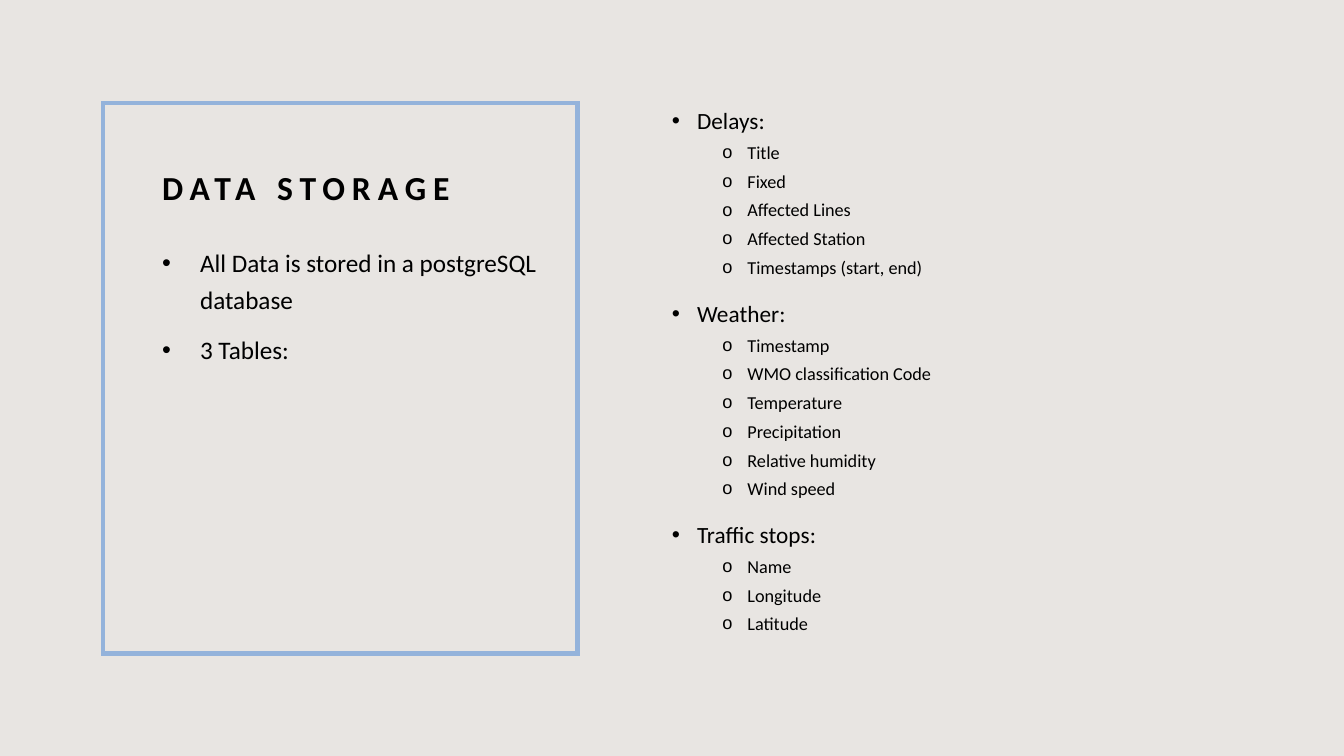
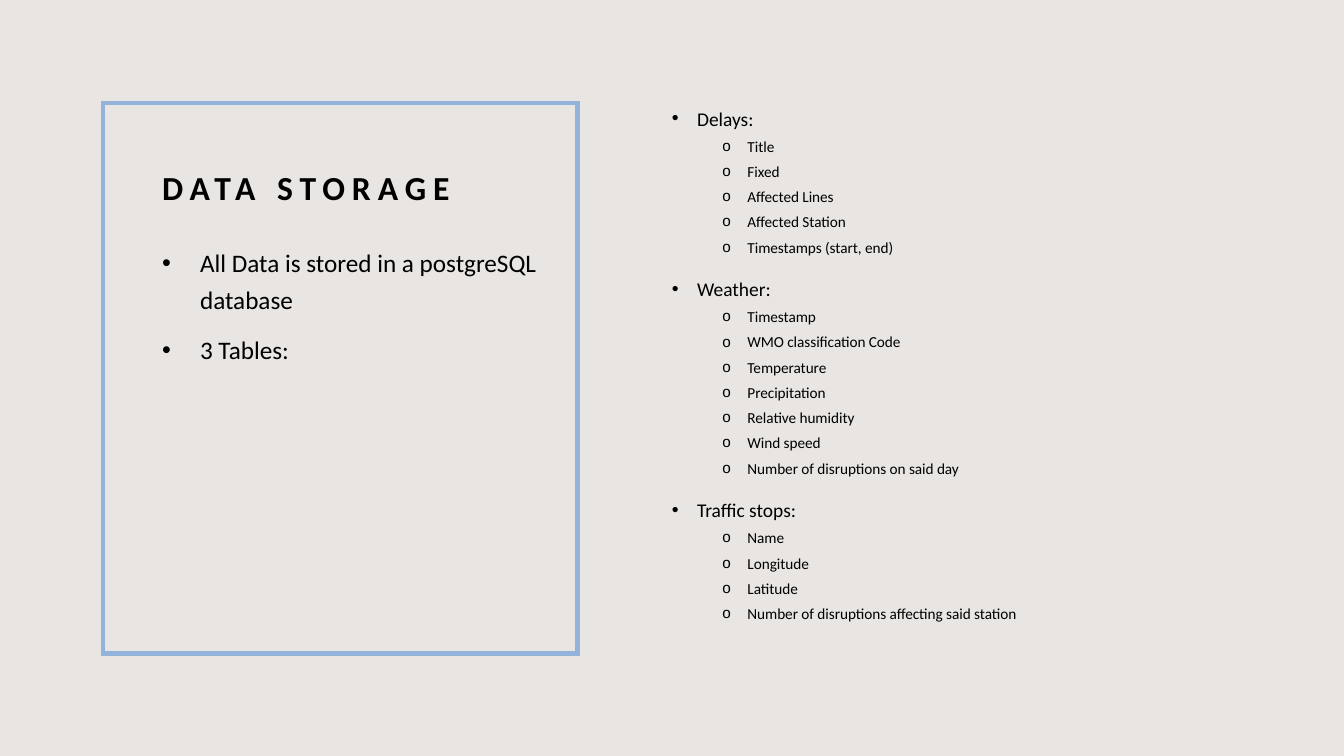
Before and after one commit to toporek3112/vienna_public-transport_weather_correlation, a slide deck: slide 7 of dsi_project.pptx. Drawn at 1344x756 pixels with LibreOffice and Linux fonts; fonts in the diff are those of the drawing. Boxes give left, top, right and bottom in pixels: in the first picture for what was removed or moved away, otherwise in the second. Text is boxed around its words. In the diff, an @@ line names an element or a change of style, - is before the commit and + after.

Commit message:
update presentation

```diff
--- a/dsi_project.pptx
+++ b/dsi_project.pptx
@@ text at <box>697,112,901,594</box>: size 16.6 to 13.9 pt in "Delays:", "Weather:", "Traffic stops:"; size 12.9 to 10.8 pt in "Title", "Fixed", "Affected Lines", "Affected Station" and 10 more places @@
@@ text at <box>747,463,959,477</box>: paragraph added @@
+  o Number of disruptions on said day
@@ text at <box>747,608,1016,622</box>: paragraph added @@
+  o Number of disruptions affecting said station
```
Also in this commit, not shown: 2 other slides changed.
